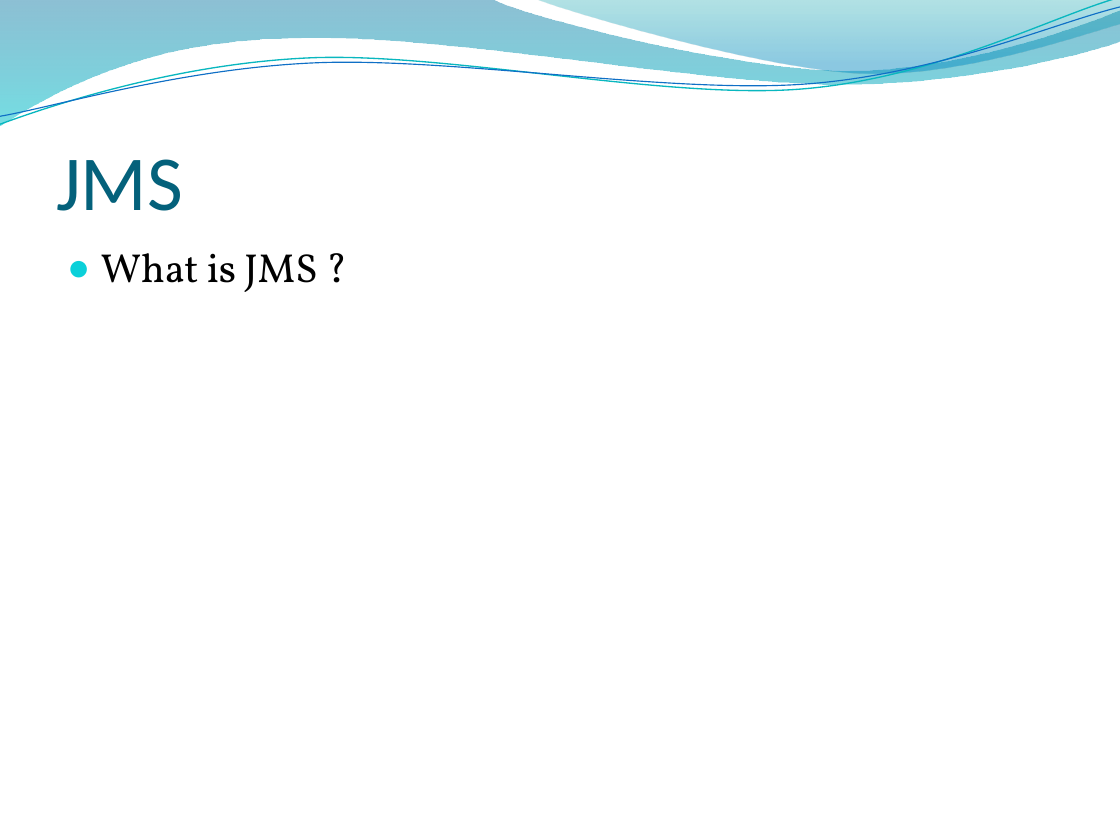
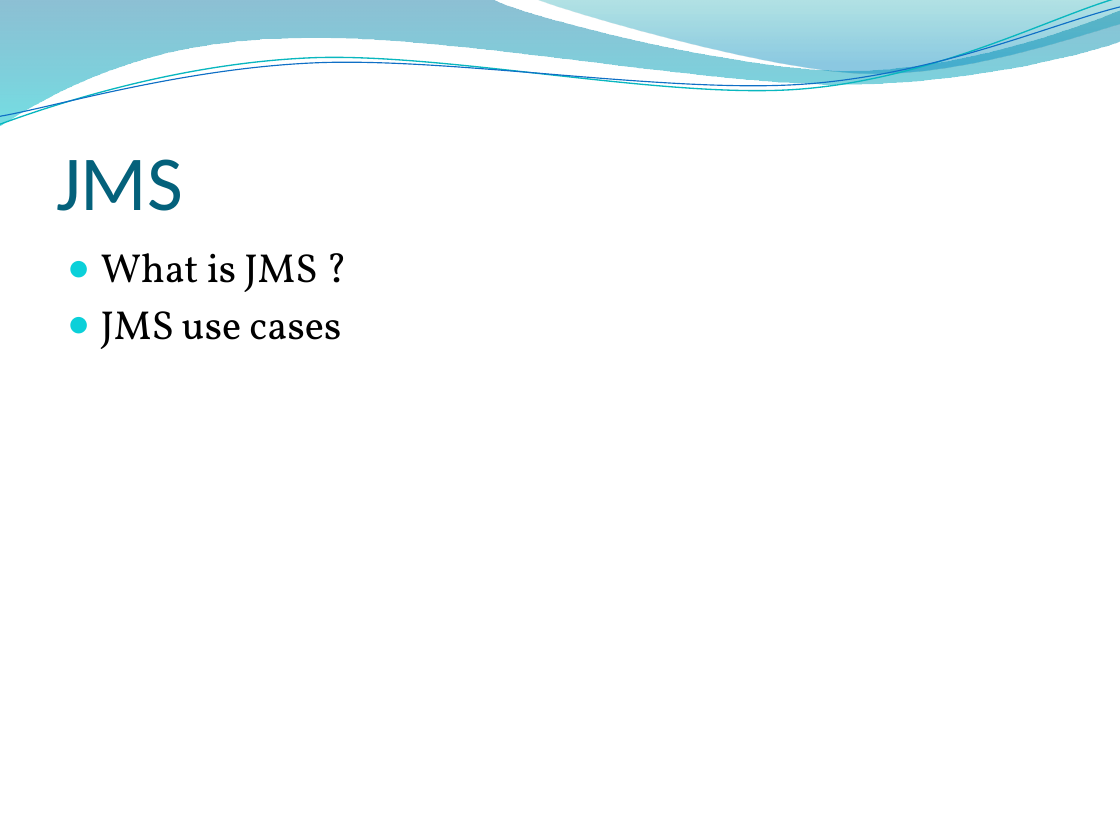
Before and after one commit to shovonis/presentation, a slide deck: slide 2 of jms.pptx. Drawn at 1120x840 pixels with LibreOffice and Linux fonts; fonts in the diff are those of the drawing; background and template pictures are left out. Boxes give left, top, right and bottom in pixels: in the first picture for what was removed or moved away, otherwise in the second. Text is boxed around its words. In the diff, an @@ line names an element or a change of style, - is before the commit and + after.

Commit message:
content list updated

```diff
--- a/jms.pptx
+++ b/jms.pptx
@@ text at (101,311,341,349): paragraph added @@
+● JMS use cases
```
